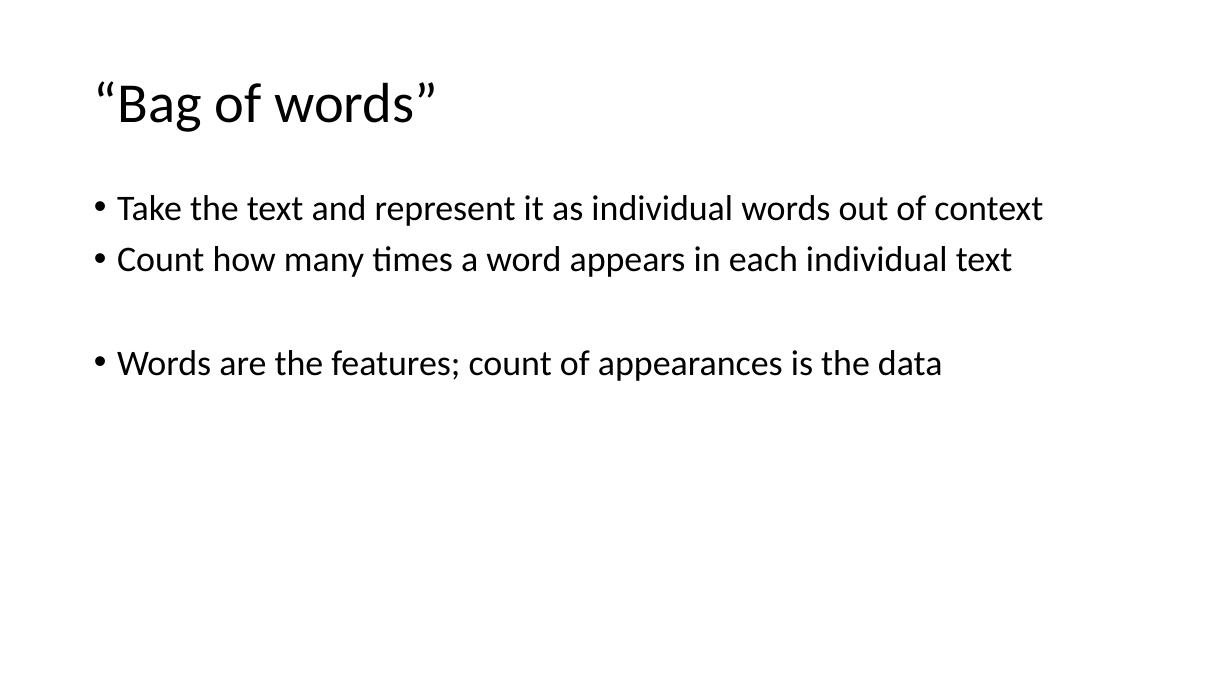
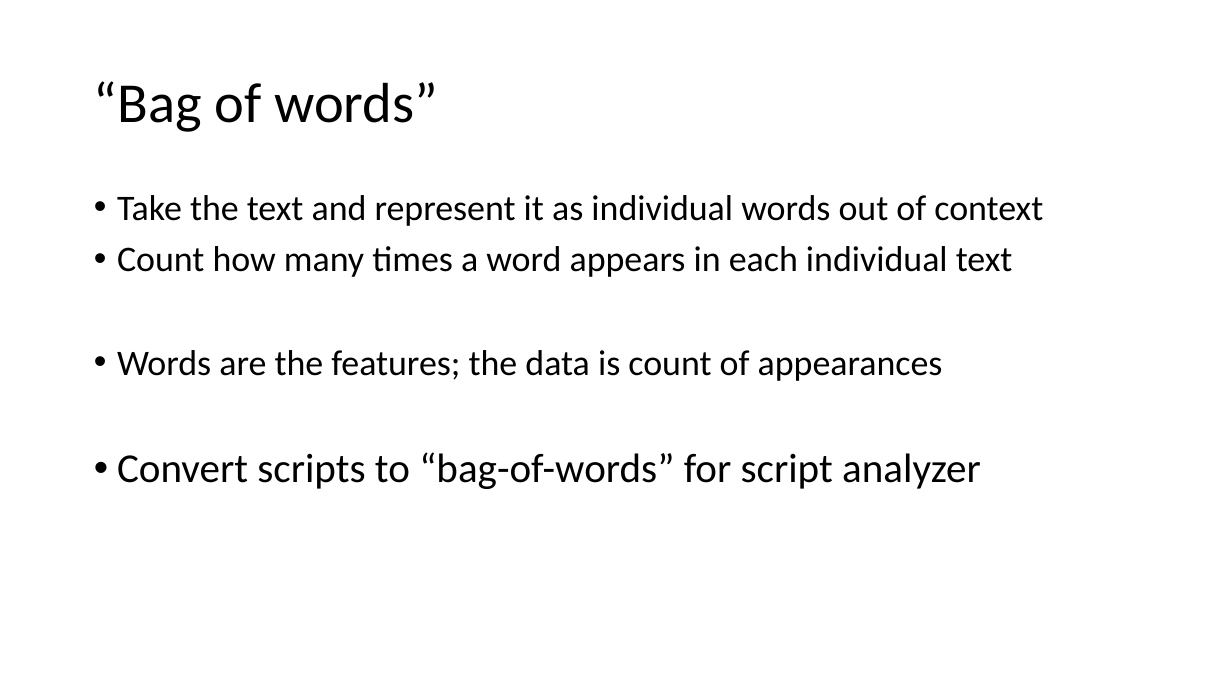
Before and after one commit to cda913/Capstone, a slide deck: slide 6 of AitkinCapstonePresentation.pptx (slide 7 before the commit). Drawn at 1232x693 pixels with LibreOffice and Linux fonts; fonts in the diff are those of the drawing. Boxes give left, top, right and bottom in pixels: in the first picture for what was removed or moved away, otherwise in the second. Text is boxed around its words. In the diff, an @@ line names an element or a change of style, - is before the commit and + after.

Commit message:
Updated presentation

```diff
--- a/AitkinCapstonePresentation.pptx
+++ b/AitkinCapstonePresentation.pptx
@@ text at <box>117,350,981,489</box>: text changed @@
-• Words are the features; count of appearances is the data
+• Words are the features; the data is count of appearances
+• Convert scripts to “bag-of-words” for script analyzer
```
Also in this commit, not shown: 1 other slide changed, 3 slides added, 5 slides removed.
